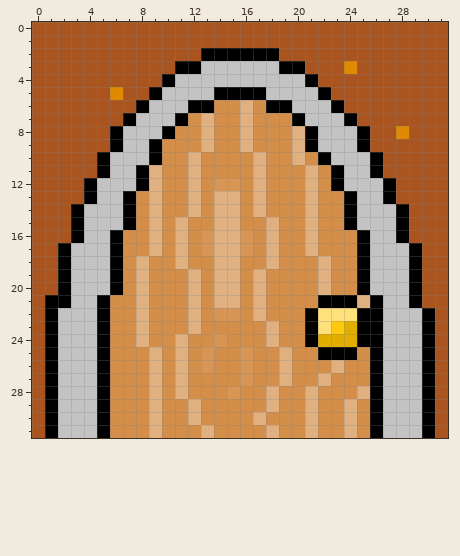
Two versions of one pixel-art sprite, assets/Door.png. The picture above is the old version.
The file is 32x32 pixels.
After:
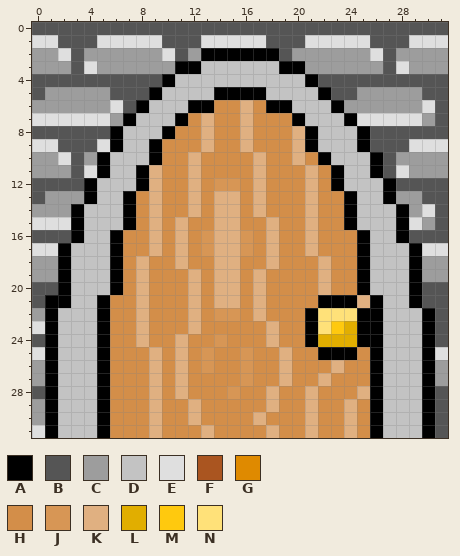
Palette (. is transparent): A #000000  B #555555  C #9d9d9d  D #c3c3c3  E #dfdfdf  F #aa5520  G #df8a00  H #d38e49  J #d79655  K #e0b081  L #e1ae00  M #ffc90e  N #ffe179
The edit:
The author changed colour F to colour B in row 0 at x 0 to 31; in row 1 at x 2 to 4, 10 to 12, 18 to 20 and 26 to 28; in row 2 at x 3, 11, 19 and 27; in row 3 at x 3 and 27; in row 4 at x 0 to 9 and 22 to 31; in row 5 at x 0, 7 to 8, 23 to 24 and 30 to 31.
The author changed colour F to colour B in row 6 at x 7 and 31; in row 7 at x 31; in row 8 at x 0 to 5, 26 to 27 and 29 to 31; in row 9 at x 2 to 4 and 26 to 28; in rows 10 to 11 at x 3 and 27; in row 12 at x 0 to 3 and 28 to 31.
The author changed colour F to colour B in row 13 at x 0 and 30 to 31; in rows 14 to 15 at x 31; in row 16 at x 0 to 2 and 29 to 31; in row 20 at x 0 to 1 and 30 to 31; in row 21 at x 0 and 30 to 31; in rows 22 to 23 at x 31.
The author changed colour F to colour B in row 24 at x 0 and 31; in row 28 at x 0 and 31; in rows 29 to 31 at x 31.
The author changed colour G to colour B in row 5 at x 6; in row 8 at x 28.
The author changed colour F to colour C in row 2 at x 0 to 1, 4 to 9, 12, 20 to 25 and 28 to 31; in row 3 at x 0 to 2, 5 to 10, 21 to 23, 25 to 26 and 29 to 31; in row 5 at x 1 to 5 and 25 to 29; in row 6 at x 0 to 5 and 24 to 29; in row 7 at x 6 and 30; in row 10 at x 0 to 1, 4 and 28 to 31.
The author changed colour F to colour C in row 11 at x 0 to 2 and 29 to 31; in row 13 at x 1 to 3 and 28 to 29; in row 14 at x 0 to 2 and 29; in row 15 at x 30; in rows 18 to 19 at x 0 to 1 and 30 to 31; in row 22 at x 0.
The author changed colour F to colour C in rows 26 to 27 at x 0 and 31; in rows 29 to 30 at x 0.
The author changed colour G to colour C in row 3 at x 24.
The author changed colour F to colour E in row 1 at x 0 to 1, 5 to 9, 13 to 17, 21 to 25 and 29 to 31; in row 2 at x 2, 10 and 26; in row 3 at x 4 and 28; in row 6 at x 6 and 30; in row 7 at x 0 to 5 and 25 to 29; in row 9 at x 0 to 1, 5 and 29 to 31.
The author changed colour F to colour E in row 10 at x 2; in row 11 at x 4 and 28; in row 14 at x 30; in row 15 at x 0 to 2 and 29; in row 17 at x 0 to 1 and 30 to 31; in row 23 at x 0.
The author changed colour F to colour E in row 25 at x 0 and 31; in row 31 at x 0.
Changed places in both pictures, as pixel boxes (x1, y1, x2, y2):
changed: (32, 22, 448, 438)
